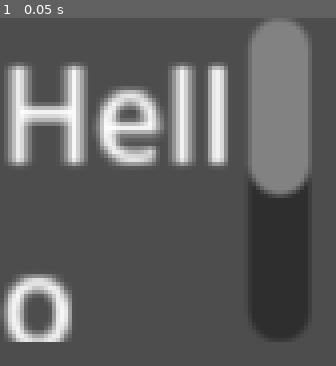
Above: before the commit, frame 1.
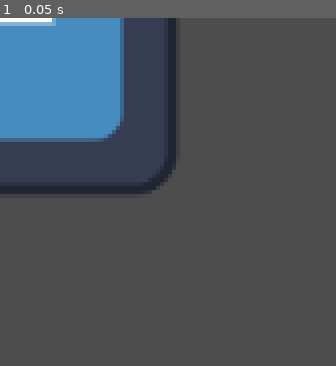
Above: after the commit, the same moment.

Repository: Catrobat/godot_spike
Game: Godot game, scene res://src/main.tscn
The game is run twice, just before and just after one commit, with the same random seed, the same clock (stepped at 60 frames per second) and the same inputs. The engine's default icon, where the game draws it, is replaced by a stand-in: a white triangle on a blue panel in a dark square.
Inputs:
- Up to frame 1 (0.05 s): no input

The runs differ from the first frame. In frame 1, 43% of the frame differs, in the area x 0-93%, y 0-94%.
Error after the commit: Parse Error: Identifier "API" not declared in the current scope. (res://src/TestAPI.gd:11)

Commit message:
Project: Integrate & use Rust plugin from Godot

Diff:
--- a/godot/project.godot
+++ b/godot/project.godot
@@ -15,6 +15,10 @@
 config/features=PackedStringArray("4.2", "GL Compatibility")
 config/icon="res://icon.svg"
 
+[filesystem]
+
+import/blender/enabled=false
+
 [rendering]
 
 renderer/rendering_method="gl_compatibility"
--- /dev/null
+++ b/godot/src/TestAPI.gd
@@ -0,0 +1,16 @@
+extends AnimatedSprite2D
+
+
+# Called when the node enters the scene tree for the first time.
+func _ready():
+	pass # Replace with function body.
+
+
+# Called every frame. 'delta' is the elapsed time since the previous frame.
+func _process(delta):
+	var api = API.new()
+	var damage = api.damage()
+	print("HEEEE", damage)
+
+
+	pass
--- a/godot/src/main.tscn
+++ b/godot/src/main.tscn
@@ -1,9 +1,25 @@
-[gd_scene format=3 uid="uid://bs2465qtho3bu"]
+[gd_scene load_steps=4 format=3 uid="uid://bs2465qtho3bu"]
+
+[ext_resource type="Texture2D" uid="uid://cm5nmr5u2615d" path="res://icon.svg" id="1_3t52j"]
+[ext_resource type="Script" path="res://src/TestAPI.gd" id="2_fiaue"]
+
+[sub_resource type="SpriteFrames" id="SpriteFrames_mkiyk"]
+animations = [{
+"frames": [{
+"duration": 1.0,
+"texture": ExtResource("1_3t52j")
+}],
+"loop": true,
+"name": &"default",
+"speed": 5.0
+}]
 
 [node name="Node2D" type="Node2D"]
 
-[node name="RichTextLabel" type="RichTextLabel" parent="."]
-offset_right = 40.0
-offset_bottom = 40.0
-scale = Vector2(2.8, 2.92)
-text = "Hello World"
+[node name="Player" type="Player" parent="."]
+position = Vector2(292, 115)
+texture = ExtResource("1_3t52j")
+
+[node name="AnimatedSprite2D" type="AnimatedSprite2D" parent="."]
+sprite_frames = SubResource("SpriteFrames_mkiyk")
+script = ExtResource("2_fiaue")
Not shown, added: godot/RustPlugin.gdextension
Not shown, changed: rust/Cargo.lock
Not shown, changed: rust/godot-plugin/Cargo.toml
Not shown, changed: rust/godot-plugin/src/lib.rs
